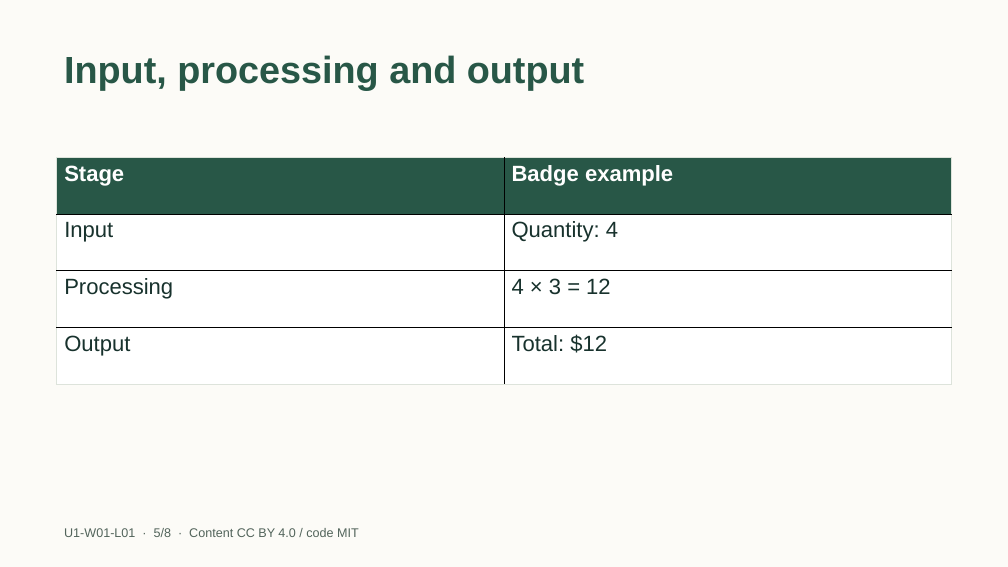
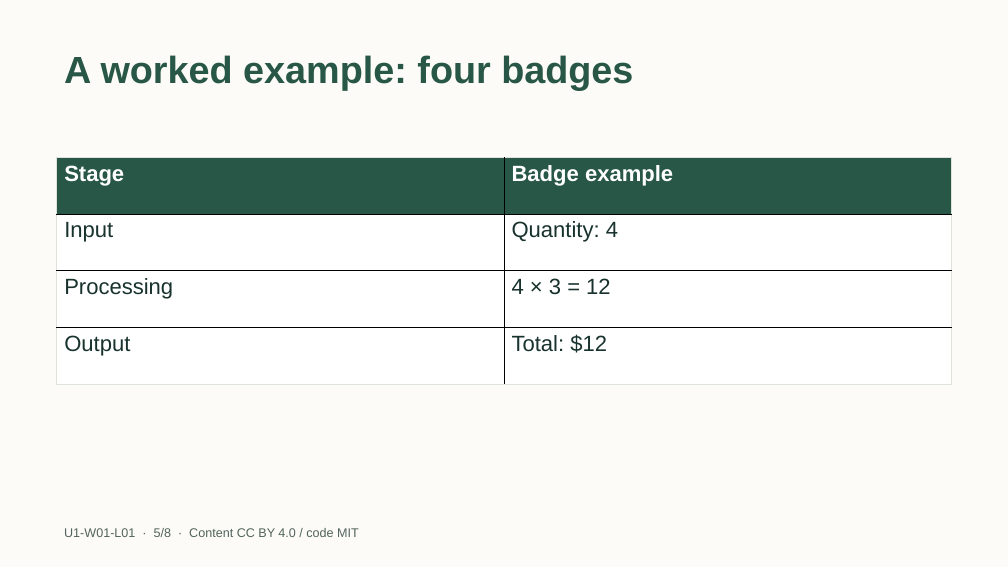
Before and after one commit to EdugenIO/cs-atar-textbook, a slide deck: slide 5 of dist/slides/u1-w01-l01.pptx. Drawn at 1008x567 pixels with LibreOffice and Linux fonts; fonts in the diff are those of the drawing. Boxes give left, top, right and bottom in pixels: in the first picture for what was removed or moved away, otherwise in the second. Text is boxed around its words. In the diff, an @@ line names an element or a change of style, - is before the commit and + after.

```diff
--- a/dist/slides/u1-w01-l01.pptx
+++ b/dist/slides/u1-w01-l01.pptx
@@ title at [64,55,633,90]: text changed @@
-Input, processing and output
+A worked example: four badges
```
Also in this commit, not shown: 4 other slides changed, 12 other files.
